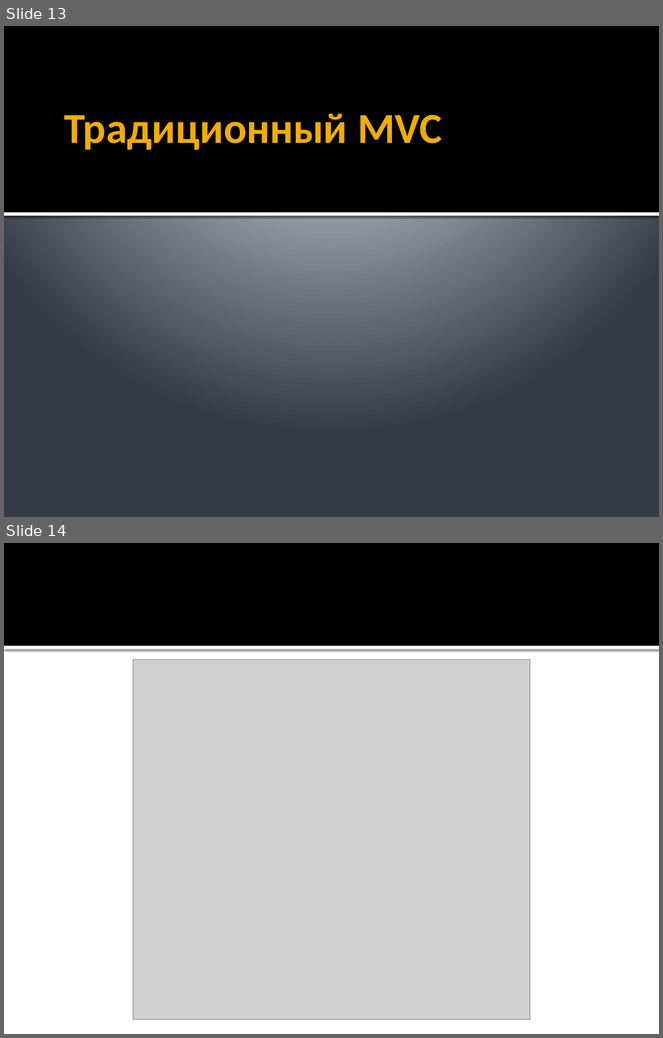
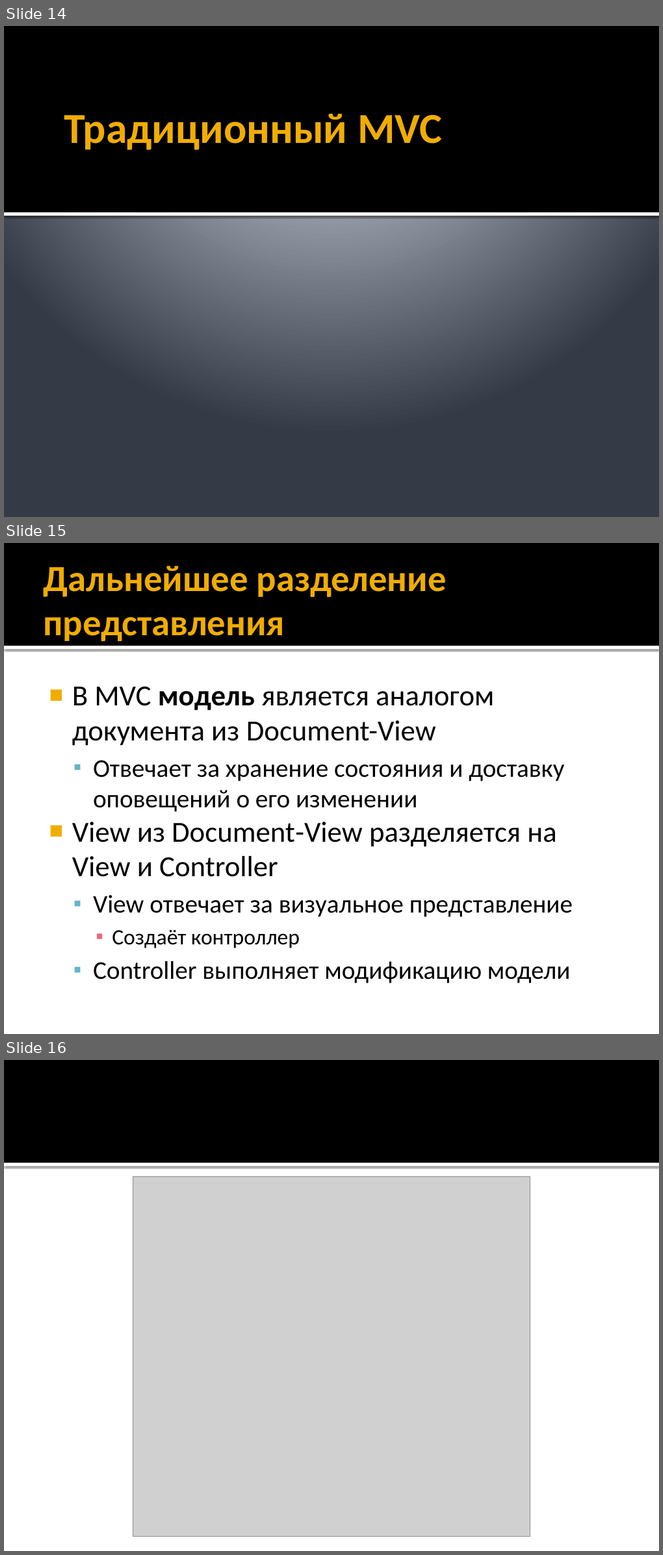
Before and after one commit to iv-sergius/ood, a slide deck: lectures/16.mvxx/mvxx.pptx. Shown one above the other, each under a label of ours: slides 13 and 14 before the commit, slides 14, 15 and 16 after it. The pictures are 663x1038 and 663x1555 pixels, drawn with LibreOffice and Linux fonts; fonts in the diff are those of the drawing; grey boxes stand for pictures. Boxes give left, top, right and bottom in pixels: in the first picture for what was removed or moved away, otherwise in the second. Text is boxed around its words. In the diff, an @@ line names an element or a change of style, - is before the commit and + after.

```diff
--- a/lectures/16.mvxx/mvxx.pptx
+++ b/lectures/16.mvxx/mvxx.pptx
@@ slide 15 added at box(4, 543, 659, 1034), background #FFFFFF; not listed: 2 template elements that a slide beside it also shows @@
@@ title added at box(43, 566, 447, 641), 40.5 pt, text #F0AD00, bold @@
+Дальнейшее разделение представления
@@ text added at box(72, 687, 573, 984), 28 pt, text #000000 @@
+■ В MVC модель является аналогом документа из Document-View
+  ▪ Отвечает за хранение состояния и доставку оповещений о его изменении
+■ View из Document-View разделяется на View и Controller
+  ▪ View отвечает за визуальное представление
+    ▪ Создаёт контроллер
+  ▪ Controller выполняет модификацию модели
@@ what was slide 13 is now slide 14 @@
@@ what was slide 14 is now slide 16 @@
```
Also in this commit, not shown: 5 slides changed, 23 other slides added, 3 slides removed, 3 other files.
